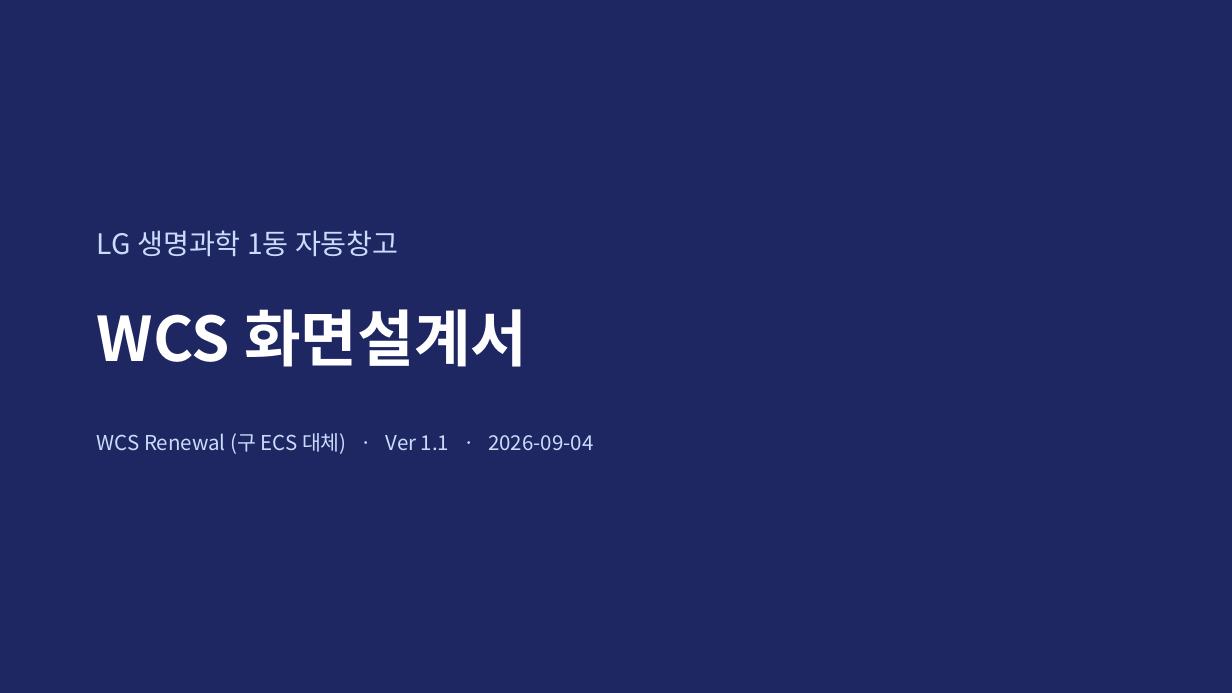
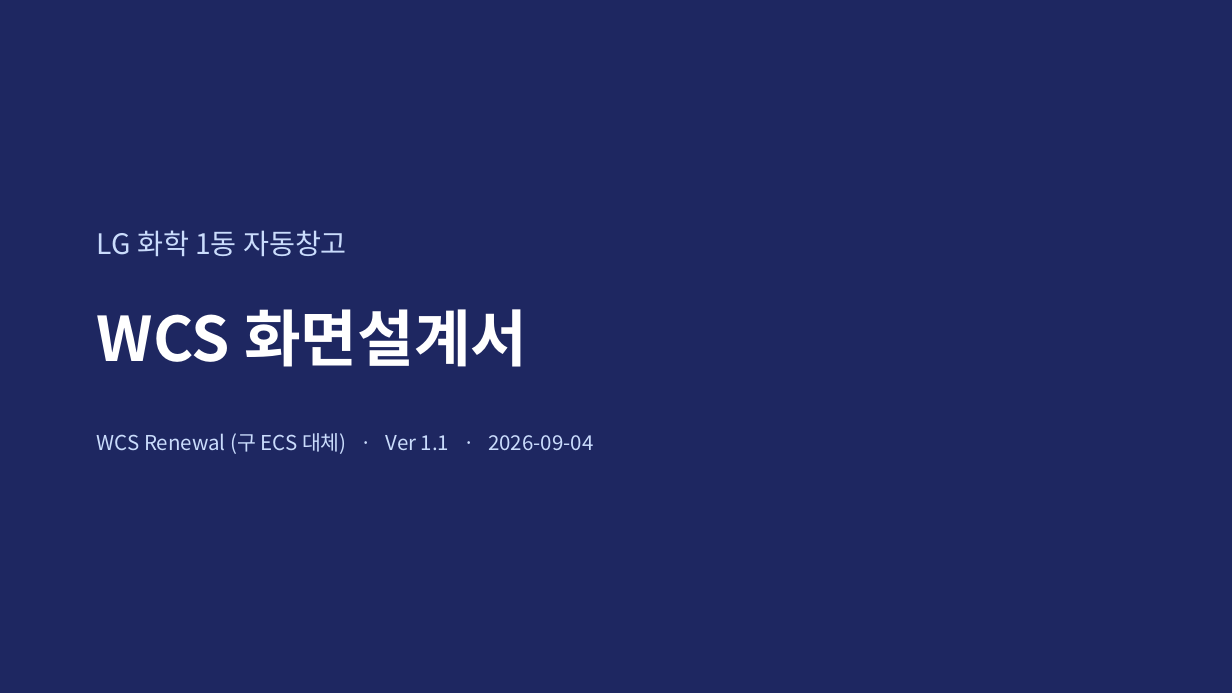
Before and after one commit to yeorijby-coder/LGLS_ALL, a slide deck: slide 1 of docs/산출물_20260904/06_WCS_화면설계서.pptx. Drawn at 1232x693 pixels with LibreOffice and Linux fonts; fonts in the diff are those of the drawing. Boxes give left, top, right and bottom in pixels: in the first picture for what was removed or moved away, otherwise in the second. Text is boxed around its words. In the diff, an @@ line names an element or a change of style, - is before the commit and + after.

```diff
--- a/docs/산출물_20260904/06_WCS_화면설계서.pptx
+++ b/docs/산출물_20260904/06_WCS_화면설계서.pptx
@@ text at (97, 230, 347, 256): text changed @@
-LG 생명과학 1동 자동창고
+LG 화학 1동 자동창고
```
Also in this commit, not shown: 23 other slides changed.
